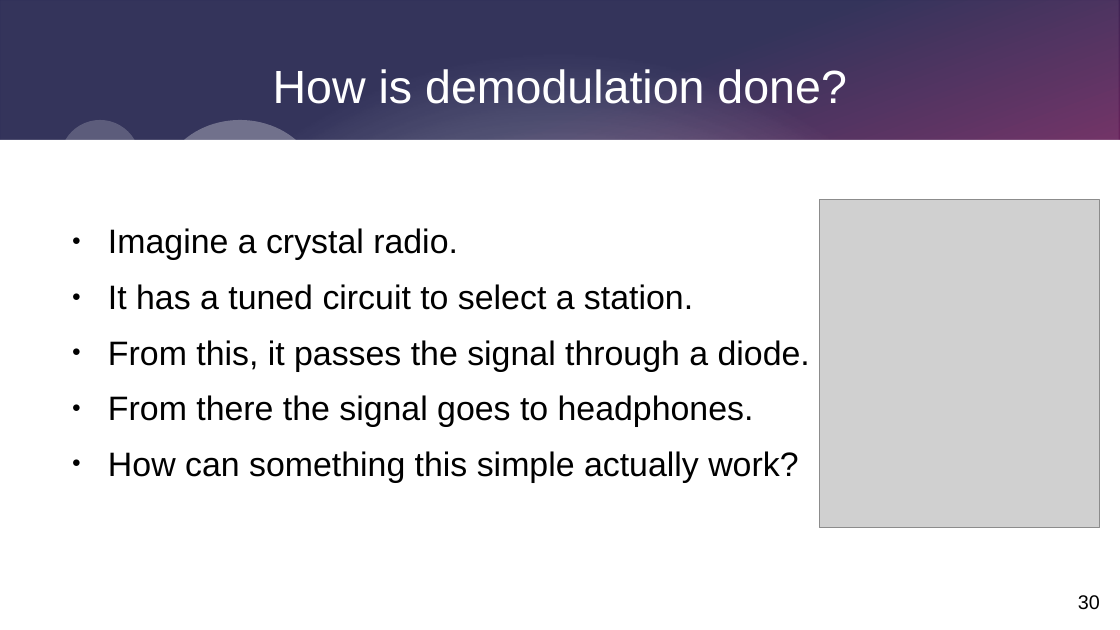
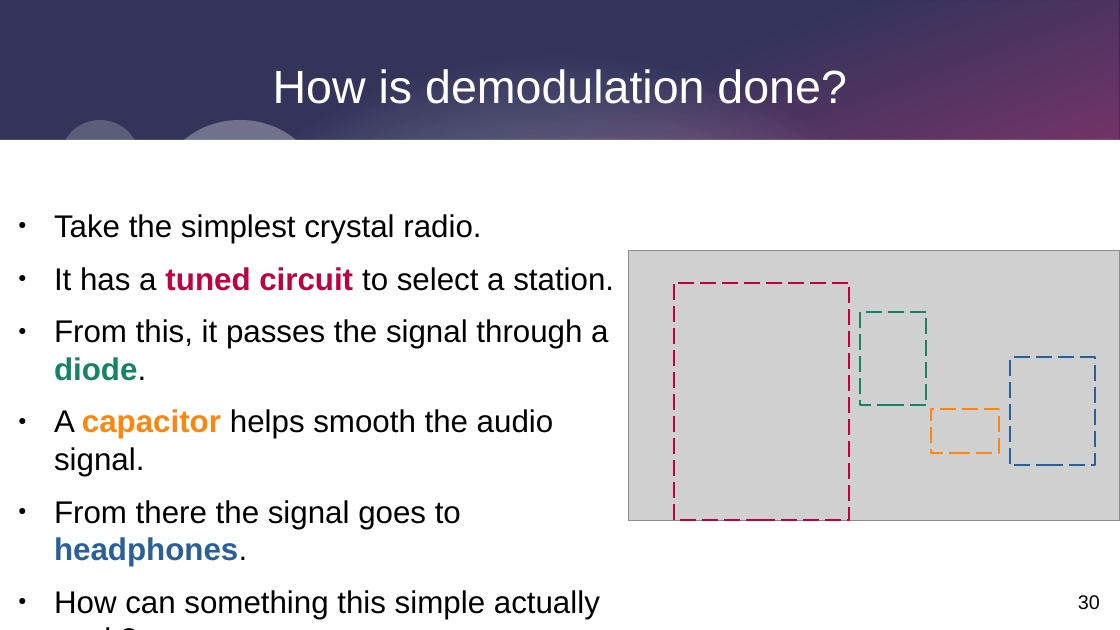
Before and after one commit to alanmimms/SimplestSDR, a slide deck: slide 30 of prezo.odp. Drawn at 1120x630 pixels with LibreOffice and Linux fonts; fonts in the diff are those of the drawing; grey boxes stand for pictures. Boxes give left, top, right and bottom in pixels: in the first picture for what was removed or moved away, otherwise in the second. Text is boxed around its words. In the diff, an @@ line names an element or a change of style, - is before the commit and + after.

Commit message:
Radio Club presentation about SDR

```diff
--- a/prezo.odp
+++ b/prezo.odp
@@ text "Take the simplest crystal radio.": place and size @@
-text "Take the simplest crystal radio." at [108,228,810,483]
+text "Take the simplest crystal radio." at [54,214,614,619]
@@ text at [54,214,481,243]: text changed; size 24 to 22.2 pt @@
-● Imagine a crystal radio.
+● Take the simplest crystal radio.
@@ text at [54,267,614,619]: size 24 to 22.2 pt in "It has a tuned circuit to select ...", "From this, it passes the signal through ...", "From there the signal goes to headphones.", "How can something this simple actually work?"; text colour #000000 to #BF0041 in "tuned circuit"; bold on in "tuned circuit", "diode.", "headphones."; text colour #000000 to #158466 in "diode."; text colour #000000 to #2A6099 in "headphones." @@
@@ picture: place and size @@
-picture at [819,200,1101,528]
+picture at [629,251,1120,521]
@@ rectangle added at [675,283,851,520], outline #BF0041 1.42 pt dashed @@
@@ rectangle added at [861,313,927,406], outline #158466 1.42 pt dashed @@
@@ rectangle added at [1010,358,1095,465], outline #2A6099 1.42 pt dashed @@
@@ text at [54,409,554,476]: paragraph added @@
+● A capacitor helps smooth the audio signal.
@@ rectangle added at [931,409,999,453], outline #FF860D 1.42 pt dashed @@
```
Also in this commit, not shown: 19 other slides changed, 2 slides added.
